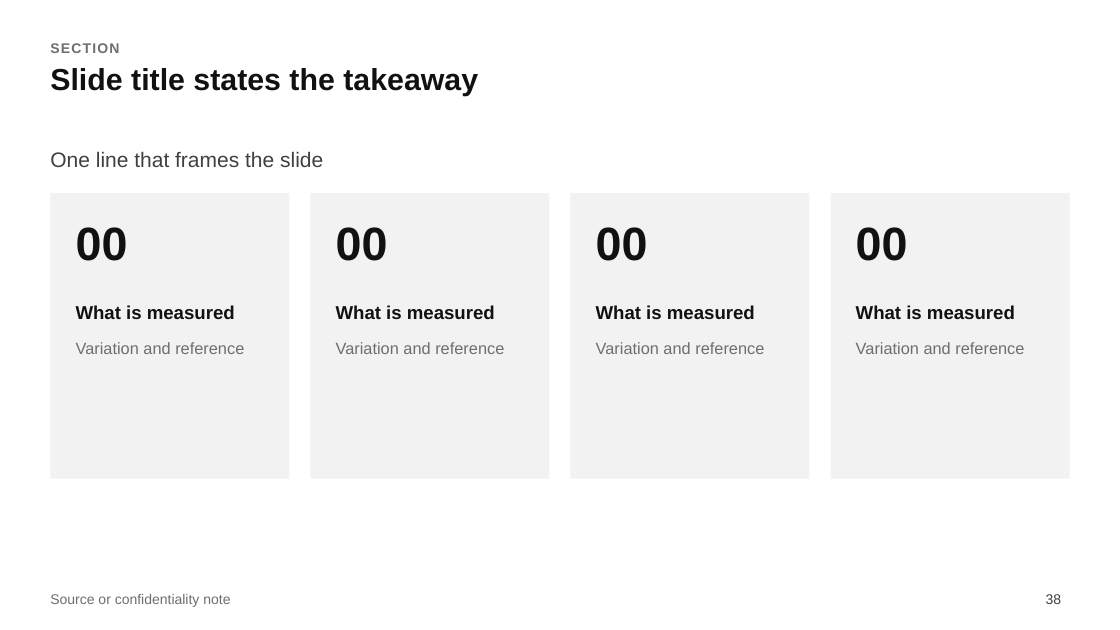
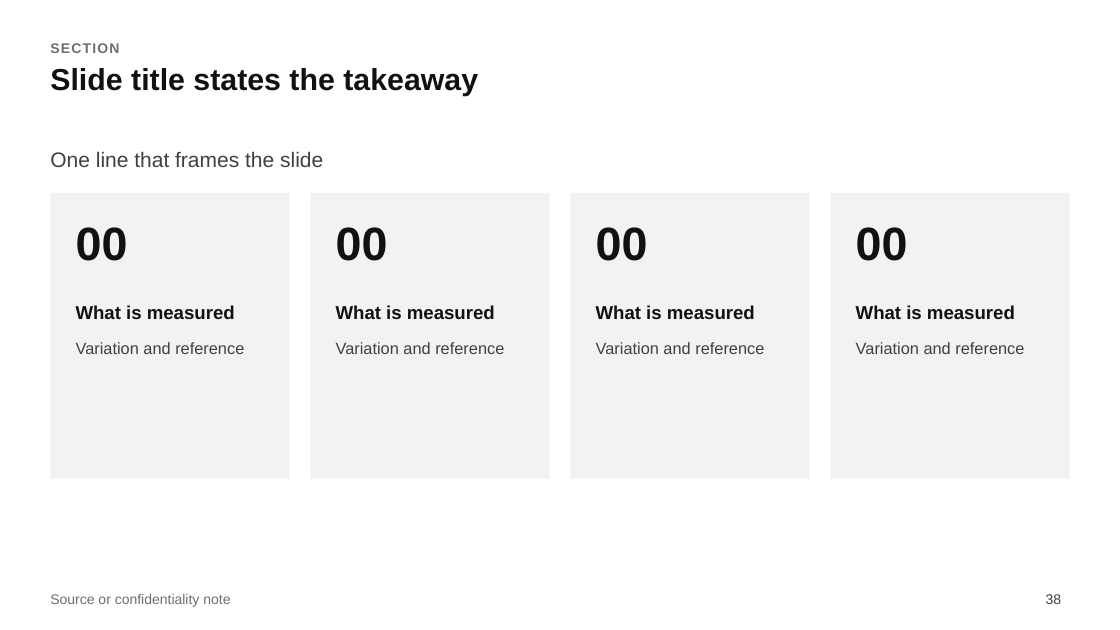
Before and after one commit to MaximeRumpler/Make_Clean_PPTX, a slide deck: slide 38 of skills/make-clean-pptx/assets/layouts.pptx. Drawn at 1120x630 pixels with LibreOffice and Linux fonts; fonts in the diff are those of the drawing. Boxes give left, top, right and bottom in pixels: in the first picture for what was removed or moved away, otherwise in the second. Text is boxed around its words. In the diff, an @@ line names an element or a change of style, - is before the commit and + after.

```diff
--- a/skills/make-clean-pptx/assets/layouts.pptx
+++ b/skills/make-clean-pptx/assets/layouts.pptx
@@ text colour #6E6E6E to #404040 in 4 elements at [76, 342, 244, 354], [336, 342, 504, 354], [596, 342, 764, 354], [856, 342, 1024, 354] @@
```
Also in this commit, not shown: 9 other files.
